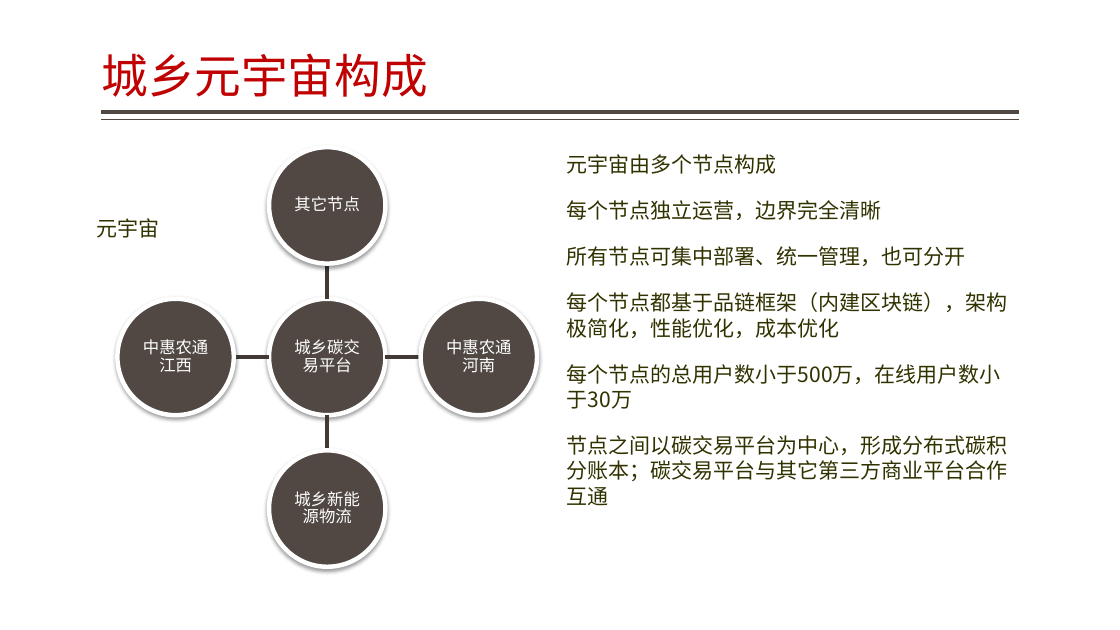
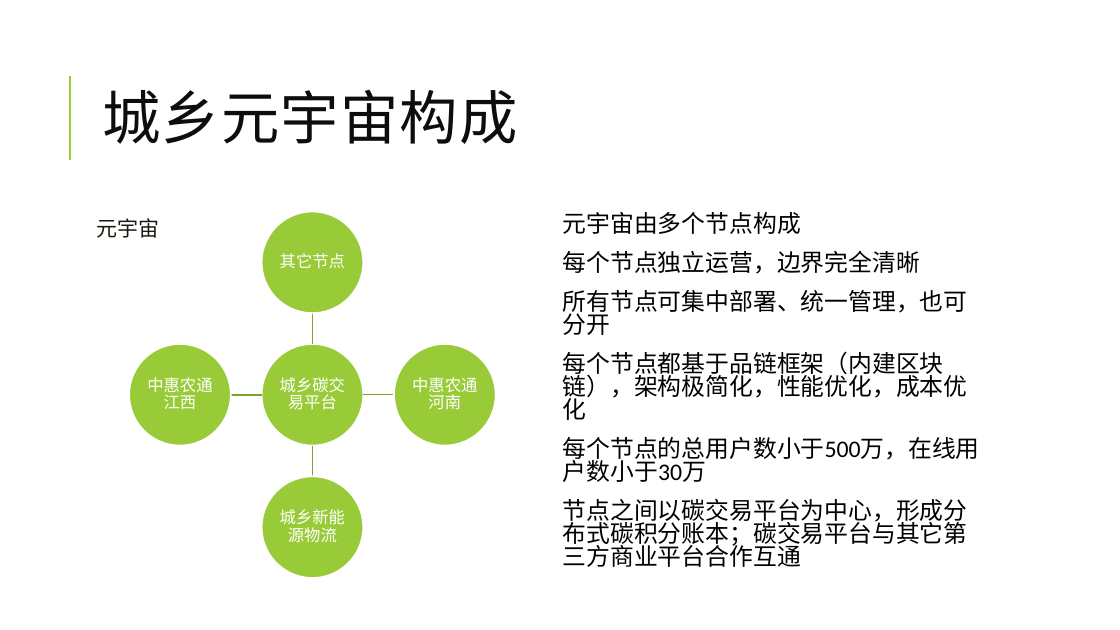
Before and after one commit to jzgi/chainsmart, a slide deck: slide 2 of Docs/品链供销平台.pptx. Drawn at 1120x630 pixels with LibreOffice and Linux fonts; fonts in the diff are those of the drawing. Boxes give left, top, right and bottom in pixels: in the first picture for what was removed or moved away, otherwise in the second. Text is boxed around its words. In the diff, an @@ line names an element or a change of style, - is before the commit and + after.

```diff
--- a/Docs/品链供销平台.pptx
+++ b/Docs/品链供销平台.pptx
@@ title "城乡元宇宙构成": place and size @@
-title "城乡元宇宙构成" at bbox=[101, 53, 427, 97]
+title "城乡元宇宙构成" at bbox=[102, 89, 517, 144]
@@ title "城乡元宇宙构成" at bbox=[102, 89, 517, 144]: size 40 to 50 pt, font Noto Sans CJK SC to Calibri, text colour #BF0102 to #0D0D0D, letter spacing 0 to 1 pt; line spacing 0.9 to 0.8; vertical alignment bottom to middle @@
@@ line added from (70, 160) to (70, 76), #99CB38 1.5 pt @@
@@ line removed from (1019, 112) to (102, 112) @@
@@ line removed from (1019, 120) to (102, 120) @@
@@ text "元宇宙" at bbox=[96, 218, 159, 238]: text colour #323200 to #1B1810 @@
@@ fill #514843 to #99CB38; outline #FFFFFF 3.82 pt to #FFFFFF 1.5 pt; shadow off in 5 elements at bbox=[261, 476, 363, 578], bbox=[129, 344, 231, 445], bbox=[261, 344, 363, 445], bbox=[394, 344, 496, 445], bbox=[261, 212, 363, 313] @@
@@ ellipse: place and size @@
-ellipse at bbox=[269, 147, 386, 264]
+ellipse at bbox=[261, 212, 363, 313]
@@ text "其它节点": place and size @@
-text "其它节点" at bbox=[294, 196, 359, 212]
+text "其它节点" at bbox=[280, 253, 345, 269]
@@ text "元宇宙由多个节点构成": place and size @@
-text "元宇宙由多个节点构成" at bbox=[567, 154, 1008, 506]
+text "元宇宙由多个节点构成" at bbox=[563, 212, 980, 567]
@@ text "元宇宙由多个节点构成" at bbox=[563, 212, 980, 567]: size 18 to 20.4 pt, font Noto Sans CJK SC to Calibri, text colour #323200 to #000000; bullet none to  ; line spacing 1 to 0.8; less space between paragraphs @@
@@ outline #413A36 3.78 pt to #7BA32D 1.25 pt in 4 elements at bbox=[311, 445, 315, 476], bbox=[231, 393, 262, 397], bbox=[363, 393, 394, 397], bbox=[311, 313, 315, 344] @@
@@ freeform shape: place and size @@
-freeform shape at bbox=[326, 263, 330, 299]
+freeform shape at bbox=[311, 313, 315, 344]
@@ ellipse: place and size @@
-ellipse at bbox=[118, 299, 234, 416]
+ellipse at bbox=[129, 344, 231, 445]
@@ text "中惠农通江西": place and size @@
-text "中惠农通江西" at bbox=[143, 339, 208, 372]
+text "中惠农通江西" at bbox=[147, 377, 212, 409]
@@ ellipse: place and size @@
-ellipse at bbox=[269, 299, 386, 416]
+ellipse at bbox=[261, 344, 363, 445]
@@ text "城乡碳交易平台": place and size @@
-text "城乡碳交易平台" at bbox=[294, 339, 359, 373]
+text "城乡碳交易平台" at bbox=[280, 377, 345, 410]
@@ ellipse: place and size @@
-ellipse at bbox=[421, 299, 538, 416]
+ellipse at bbox=[394, 344, 496, 445]
@@ text "中惠农通河南": place and size @@
-text "中惠农通河南" at bbox=[446, 339, 511, 373]
+text "中惠农通河南" at bbox=[412, 377, 477, 410]
@@ freeform shape: place and size @@
-freeform shape at bbox=[234, 355, 269, 359]
+freeform shape at bbox=[231, 393, 262, 397]
@@ freeform shape: place and size @@
-freeform shape at bbox=[386, 355, 421, 359]
+freeform shape at bbox=[363, 393, 394, 397]
@@ freeform shape: place and size @@
-freeform shape at bbox=[326, 415, 330, 451]
+freeform shape at bbox=[311, 445, 315, 476]
@@ ellipse: place and size @@
-ellipse at bbox=[269, 450, 386, 567]
+ellipse at bbox=[261, 476, 363, 578]
@@ text "城乡新能源物流": place and size @@
-text "城乡新能源物流" at bbox=[294, 491, 359, 524]
+text "城乡新能源物流" at bbox=[280, 509, 345, 543]
```
Also in this commit, not shown: 26 other slides changed, 1 slide added, 32 other files.
